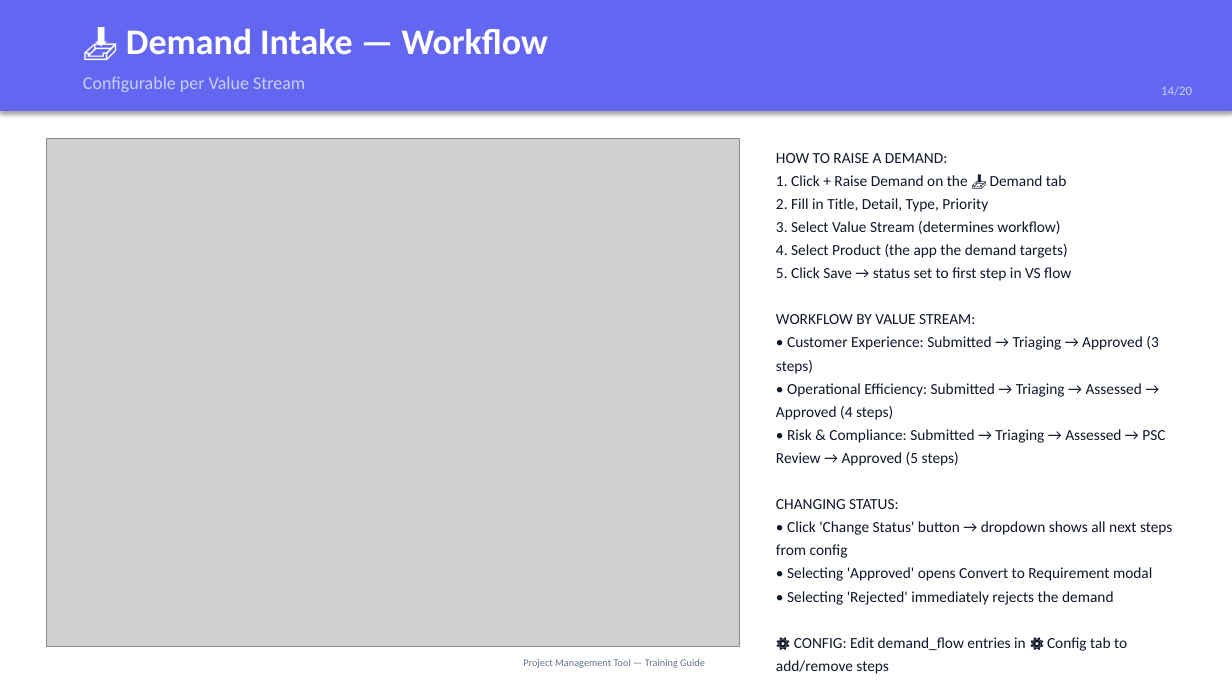
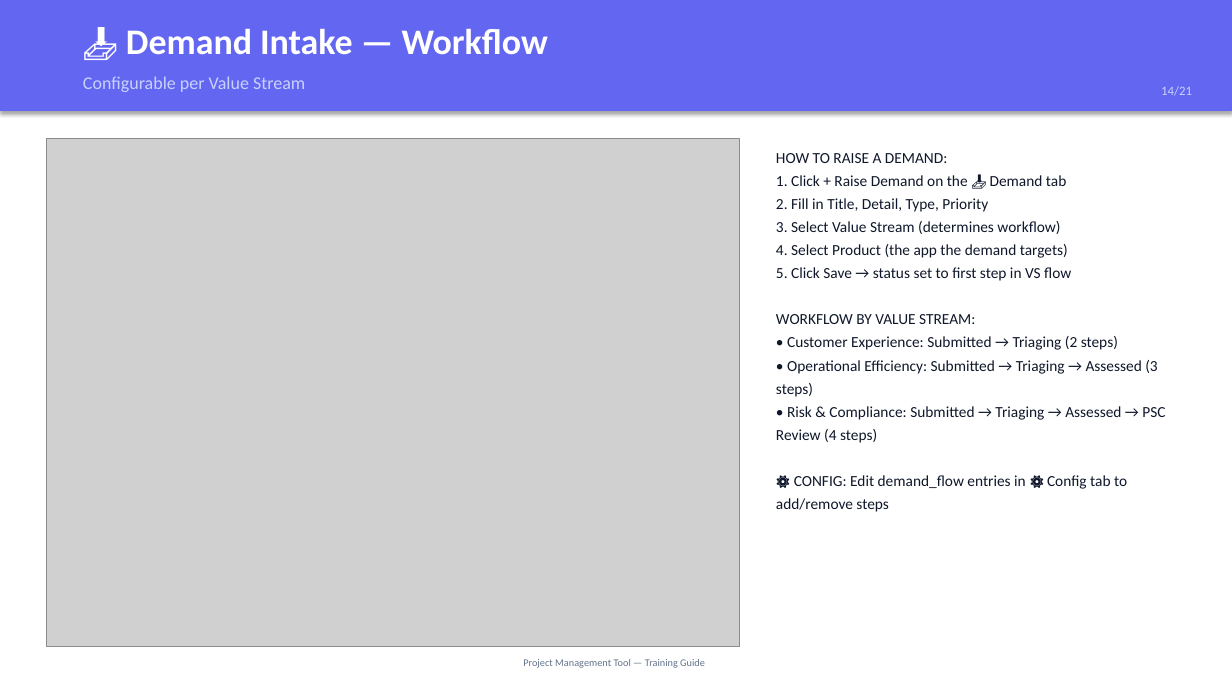
Before and after one commit to lusheng1123/project-management-tool-codeapp, a slide deck: slide 14 of Training-PM-Tool.pptx. Drawn at 1232x693 pixels with LibreOffice and Linux fonts; fonts in the diff are those of the drawing; grey boxes stand for pictures. Boxes give left, top, right and bottom in pixels: in the first picture for what was removed or moved away, otherwise in the second. Text is boxed around its words. In the diff, an @@ line names an element or a change of style, - is before the commit and + after.

Commit message:
docs(PPT): add dedicated Demand Status Control slide with full lifecycle
New slide: 'Demand Status Control' (21 slides total)
- Intermediate steps: only flow progression, no terminal actions
- Final step: ✅ Approve / 📥 Save to Backlog / ❌ Reject
- Backlog action: one-click, creates pm_requirement, shows 🔄 Reopen
- Reopen: returns to first flow step
- Updated flow step counts: CE 2, OE 3, R&C 4

```diff
--- a/Training-PM-Tool.pptx
+++ b/Training-PM-Tool.pptx
@@ text at (1161, 86, 1192, 96): text changed @@
-14/20
+14/21
@@ text at (776, 153, 1165, 512): text changed @@
-HOW TO RAISE A DEMAND:
-1. Click + Raise Demand on the 📥 Demand tab
-2. Fill in Title, Detail, Type, Priority
-3. Select Value Stream (determines workflow)
-4. Select Product (the app the demand targets)
-5. Click Save → status set to first step in VS flow
-WORKFLOW BY VALUE STREAM:
-• Customer Experience: Submitted → Triaging → Approved (3 steps)
-• Operational Efficiency: Submitted → Triaging → Assessed → Approved (4 steps)
-• Risk & Compliance: Submitted → Triaging → Assessed → PSC Review → Approved (5 steps)
-CHANGING STATUS:
-• Click 'Change Status' button → dropdown shows all next steps from config
-• Selecting 'Approved' opens Convert to Requirement modal
-• Selecting 'Rejected' immediately rejects the demand
-⚙️ CONFIG: Edit demand_flow entries in ⚙️ Config tab to add/remove steps
+HOW TO RAISE A DEMAND:
+1. Click + Raise Demand on the 📥 Demand tab
+2. Fill in Title, Detail, Type, Priority
+3. Select Value Stream (determines workflow)
+4. Select Product (the app the demand targets)
+5. Click Save → status set to first step in VS flow
+WORKFLOW BY VALUE STREAM:
+• Customer Experience: Submitted → Triaging (2 steps)
+• Operational Efficiency: Submitted → Triaging → Assessed (3 steps)
+• Risk & Compliance: Submitted → Triaging → Assessed → PSC Review (4 steps)
+⚙️ CONFIG: Edit demand_flow entries in ⚙️ Config tab to add/remove steps
```
Also in this commit, not shown: 19 other slides changed, 1 slide added, 1 other file.
